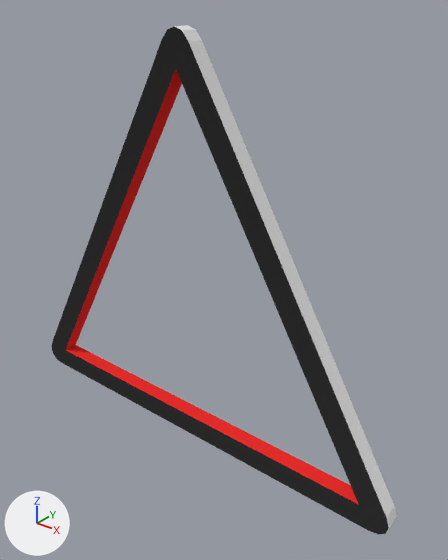
The Blender file Assets/Models/Nianyi/Warning Triangle.blend: old version first, new version second.
The view is the same before and after, from a 50 mm camera at (0.899, -0.987, 1.087) aimed at (0.081, 0.035, 0.453). The lights are fixed; the arrows at lower left show +X, +Y and +Z.

The first picture shows 'Blasto'.
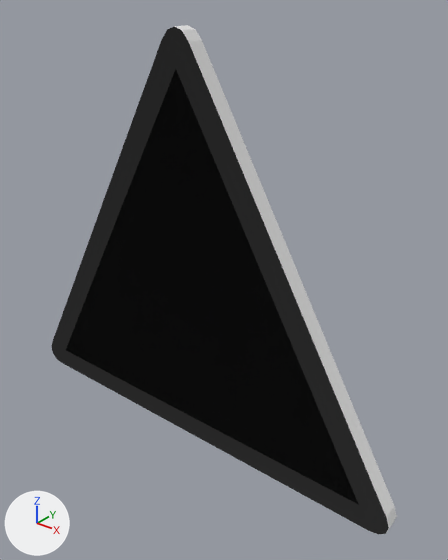
Pixel boxes (x1, y1, x2, y2) of what changed, in the pictures (448 x 560 px):
'Gastro', shown (black)
    after: (66, 69, 359, 505)

Patch to the scene script:
```diff
--- a/Assets/Models/Nianyi/Warning Triangle.blend.py
+++ b/Assets/Models/Nianyi/Warning Triangle.blend.py
@@ ob_gastro @@
 ob_gastro.location = (0.0, 0.0, 0.346)
-ob_gastro.hide_set(True)
```
